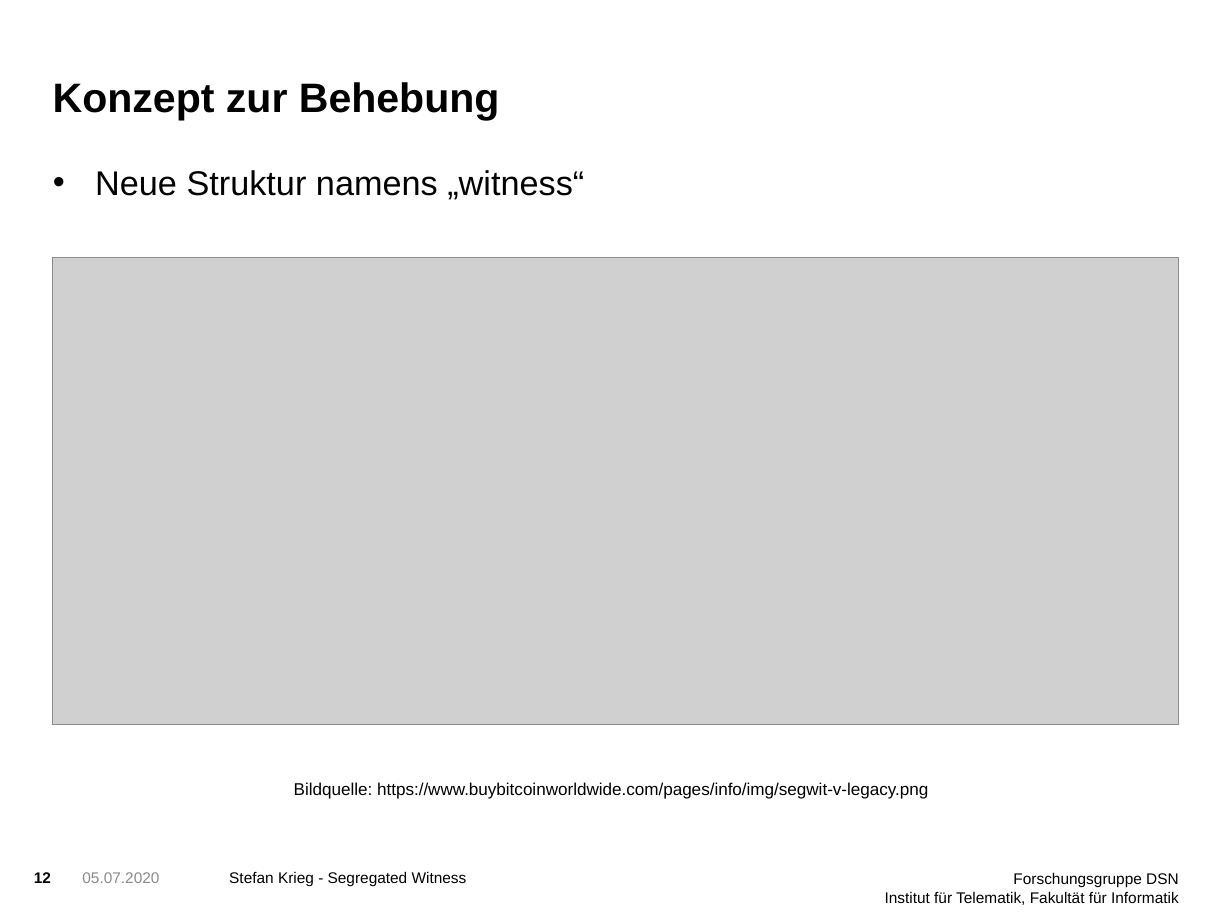
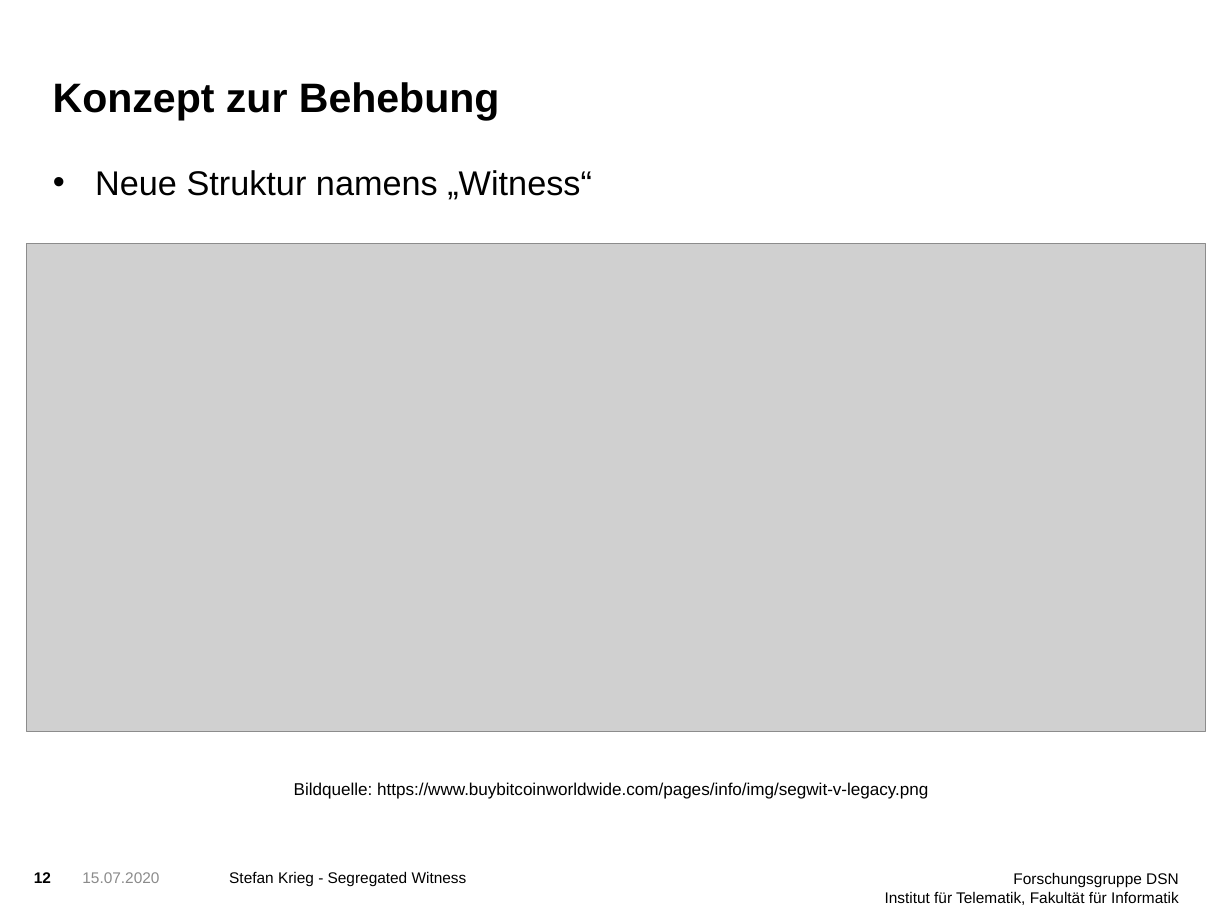
Before and after one commit to StefanDerEchte/SegWit-Proseminar, a slide deck: slide 12 of SegWit Präsentation.pptx. Drawn at 1232x924 pixels with LibreOffice and Linux fonts; fonts in the diff are those of the drawing; grey boxes stand for pictures; background and template pictures are left out. Boxes give left, top, right and bottom in pixels: in the first picture for what was removed or moved away, otherwise in the second. Text is boxed around its words. In the diff, an @@ line names an element or a change of style, - is before the commit and + after.

```diff
--- a/SegWit Präsentation.pptx
+++ b/SegWit Präsentation.pptx
@@ text at (x1=95, y1=170, x2=592, y2=200): text changed @@
-• Neue Struktur namens „witness“
+• Neue Struktur namens „Witness“
@@ picture resized from (x1=53, y1=257, x2=1179, y2=724) to (x1=27, y1=243, x2=1206, y2=731) @@
@@ text at (x1=82, y1=872, x2=159, y2=883): text changed @@
-05.07.2020
+15.07.2020
```
Also in this commit, not shown: 16 other slides changed, 1 slide added, 4 other files.
